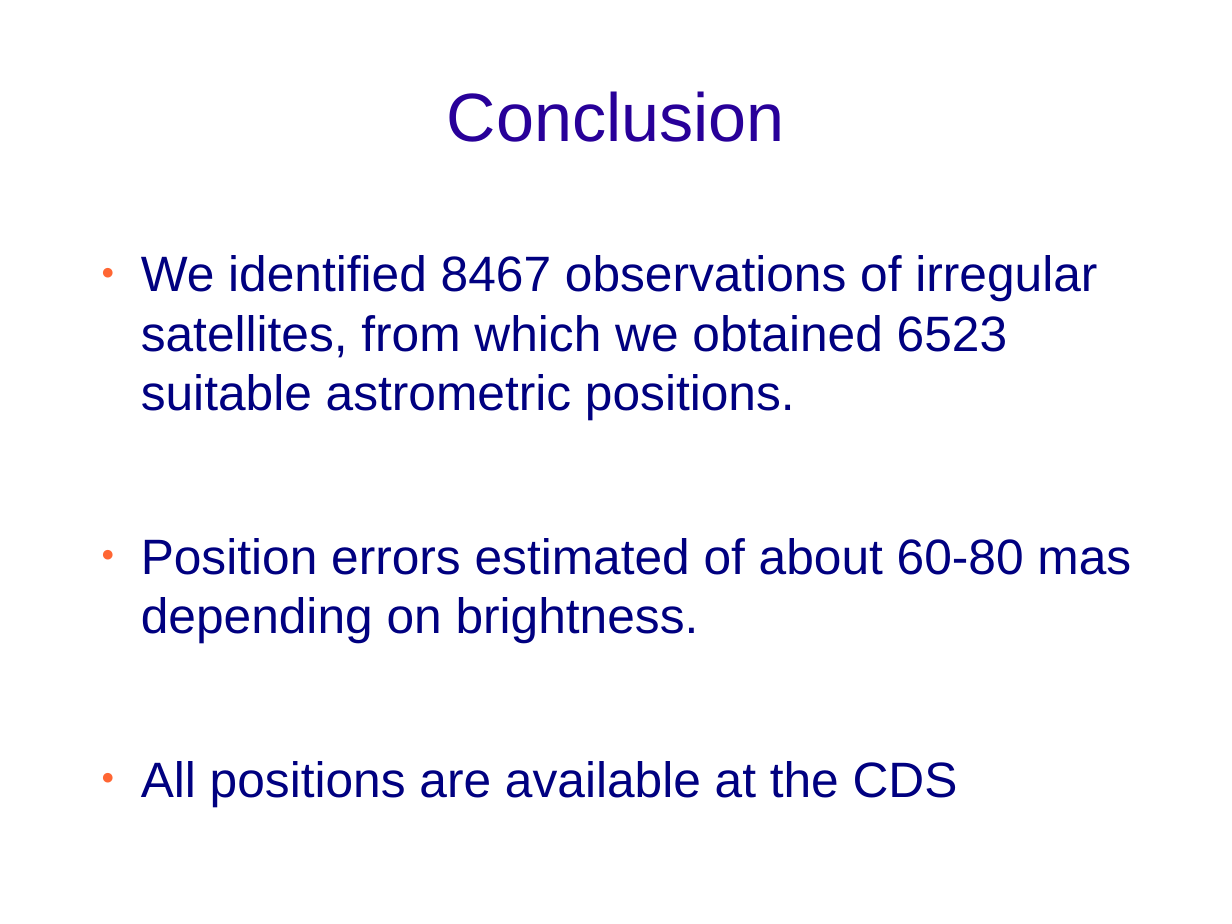
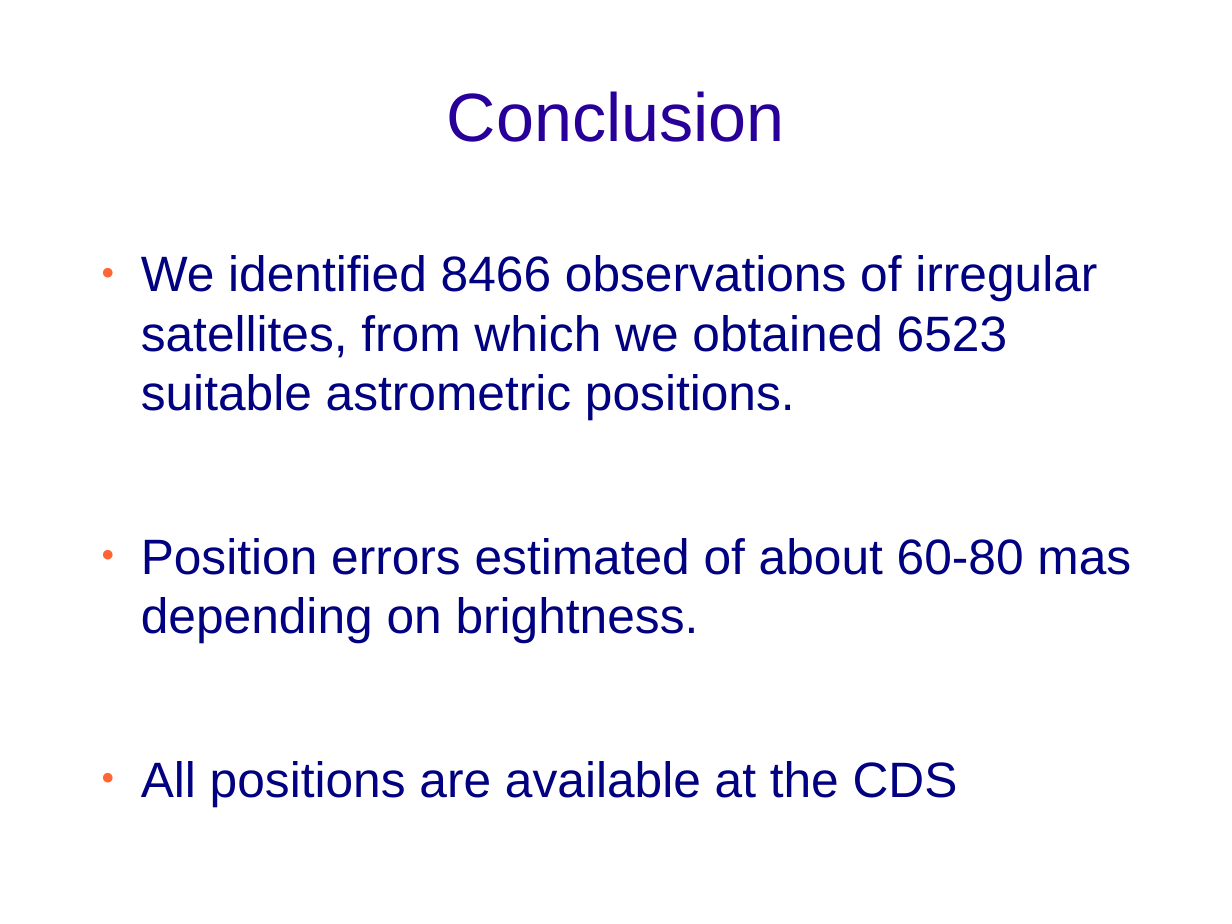
Before and after one commit to altairgomes/Latex, a slide deck: slide 13 of Poster-Apresentação/ENCELADE2016.odp. Drawn at 1232x924 pixels with LibreOffice and Linux fonts; fonts in the diff are those of the drawing; background and template pictures are left out. Boxes give left, top, right and bottom in pixels: in the first picture for what was removed or moved away, otherwise in the second. Text is boxed around its words. In the diff, an @@ line names an element or a change of style, - is before the commit and + after.

```diff
--- a/Poster-Apresentação/ENCELADE2016.odp
+++ b/Poster-Apresentação/ENCELADE2016.odp
@@ text at [141, 255, 1097, 420]: text changed @@
-● We identified 8467 observations of irregular satellites, from which we obtained 6523 suitable astrometric positions.
+● We identified 8466 observations of irregular satellites, from which we obtained 6523 suitable astrometric positions.
```
Also in this commit, not shown: 5 other slides changed, 1 other file.
